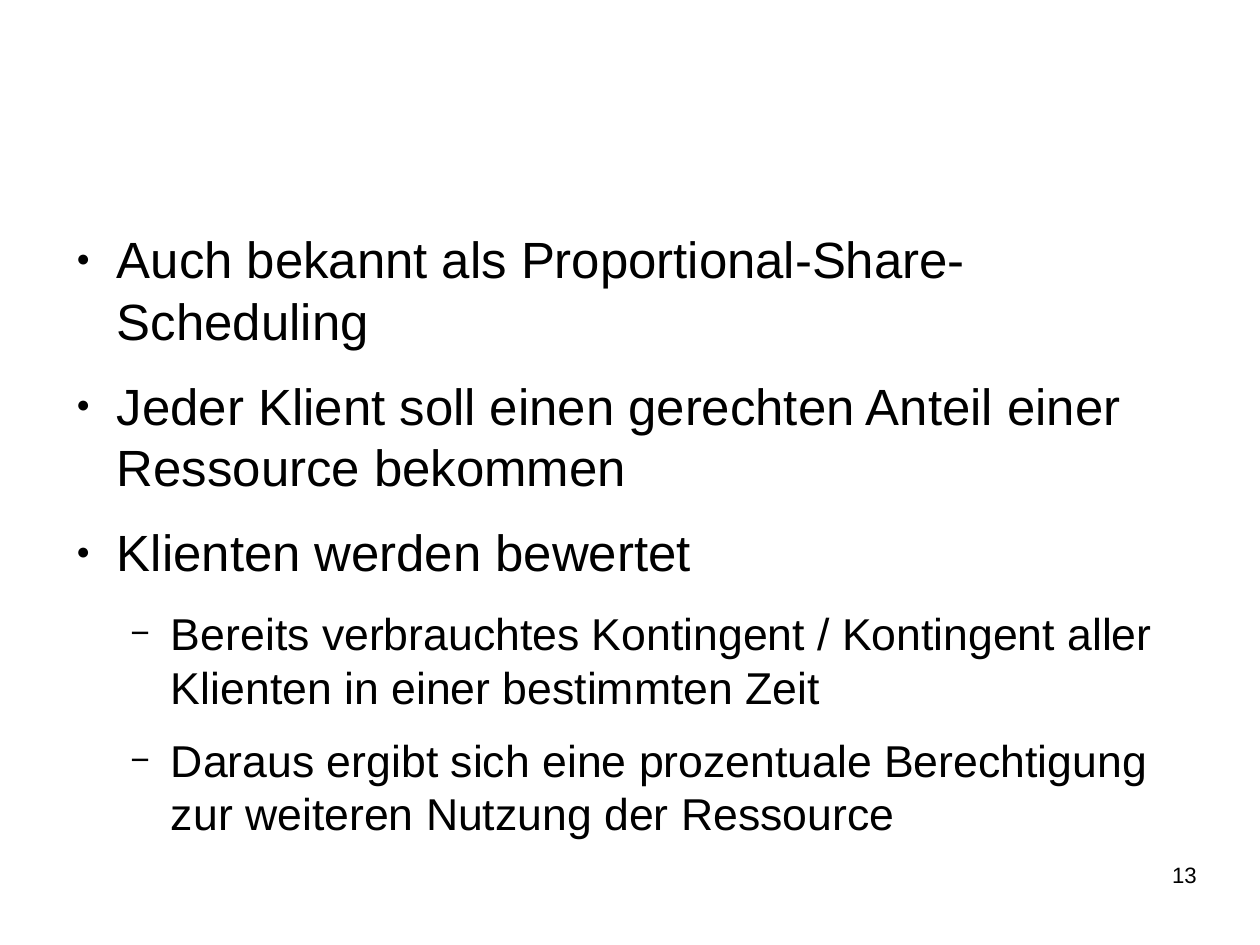
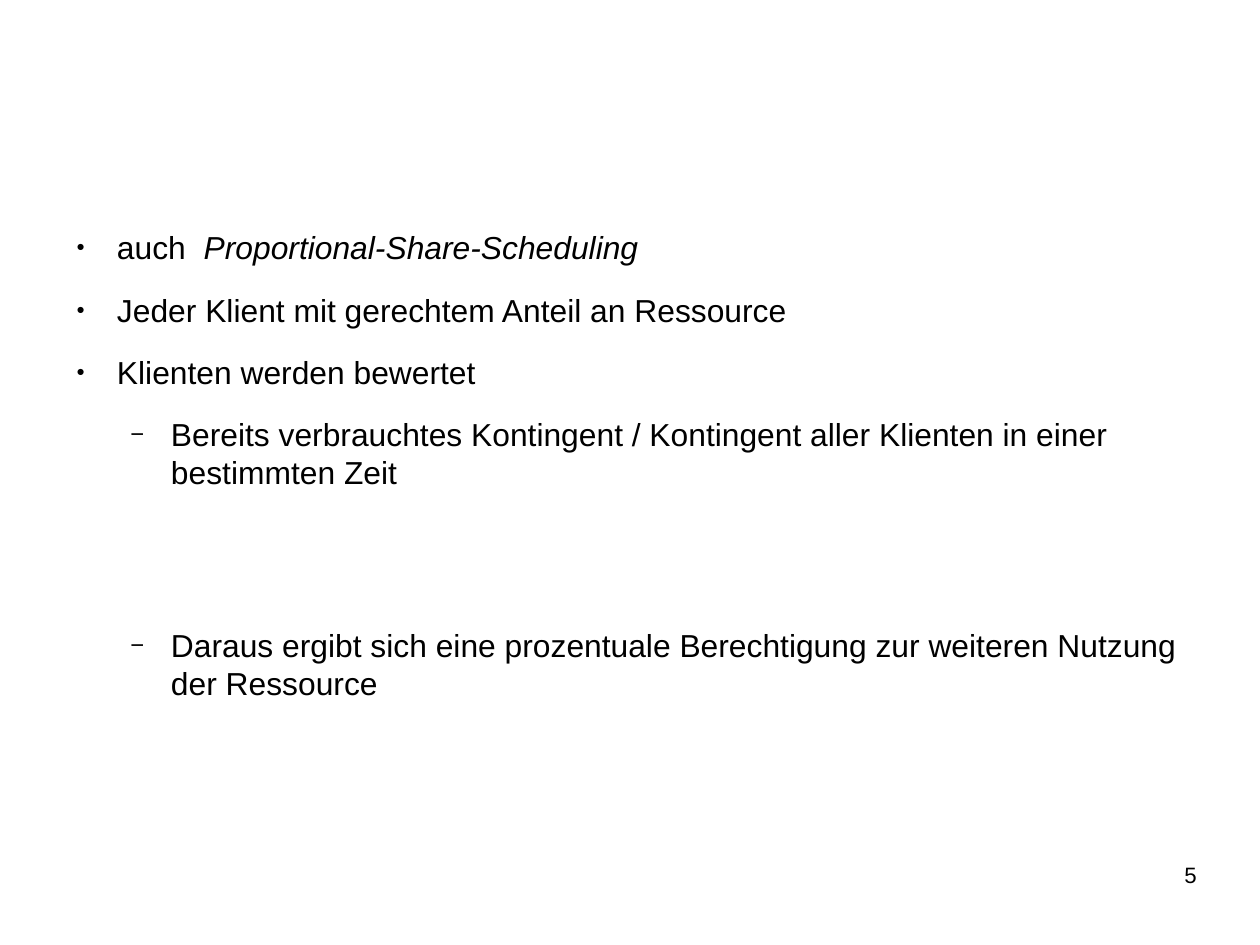
Before and after one commit to SeminararbeitCFS/main, a slide deck: slide 5 of vortrag/vortrag_CFS.odp (slide 13 before the commit). Drawn at 1260x945 pixels with LibreOffice and Linux fonts; fonts in the diff are those of the drawing; background and template pictures are left out. Boxes give left, top, right and bottom in pixels: in the first picture for what was removed or moved away, otherwise in the second. Text is boxed around its words. In the diff, an @@ line names an element or a change of style, - is before the commit and + after.

```diff
--- a/vortrag/vortrag_CFS.odp
+++ b/vortrag/vortrag_CFS.odp
@@ text at <box>117,236,786,327</box>: text changed; size 32.1 to 20 pt @@
-● Auch bekannt als Proportional-Share-Scheduling
-● Jeder Klient soll einen gerechten Anteil einer Ressource bekommen
+● auch Proportional-Share-Scheduling
+● Jeder Klient mit gerechtem Anteil an Ressource
@@ text at <box>117,361,1175,696</box>: size 32.1 to 20 pt in "Klienten werden bewertet"; size 28.1 to 20 pt in "Bereits verbrauchtes Kontingent / Kontingent aller Klienten ...", "Daraus ergibt sich eine prozentuale Berechtigung zur ..." @@
@@ page number at <box>1184,867,1196,884</box>: text changed @@
-13
+5
```
Also in this commit, not shown: 3 other slides changed, 3 slides added, 7 slides removed, 4 other files.
